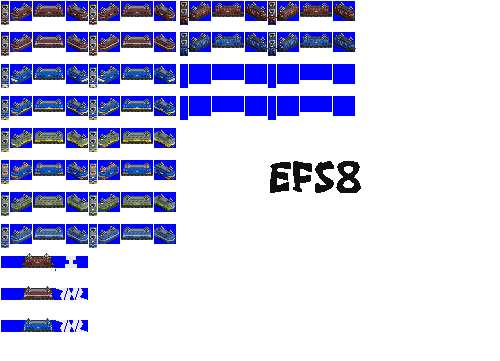
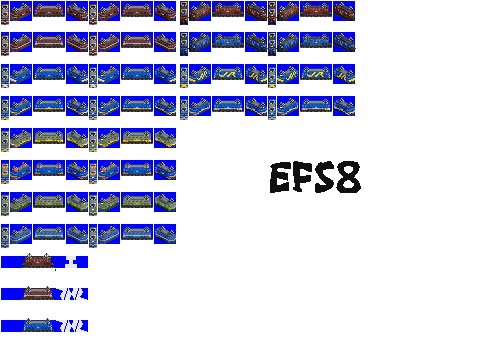
Two versions of the same layered image (500×361). Layer-by-layer changes:
painted on "Pasted Layer #1" over (x1=10, y1=98, x2=176, y2=212)
painted on "Pasted Layer #2" over (x1=10, y1=98, x2=355, y2=244)
painted on "Pasted Layer" over (x1=10, y1=3, x2=355, y2=115)
